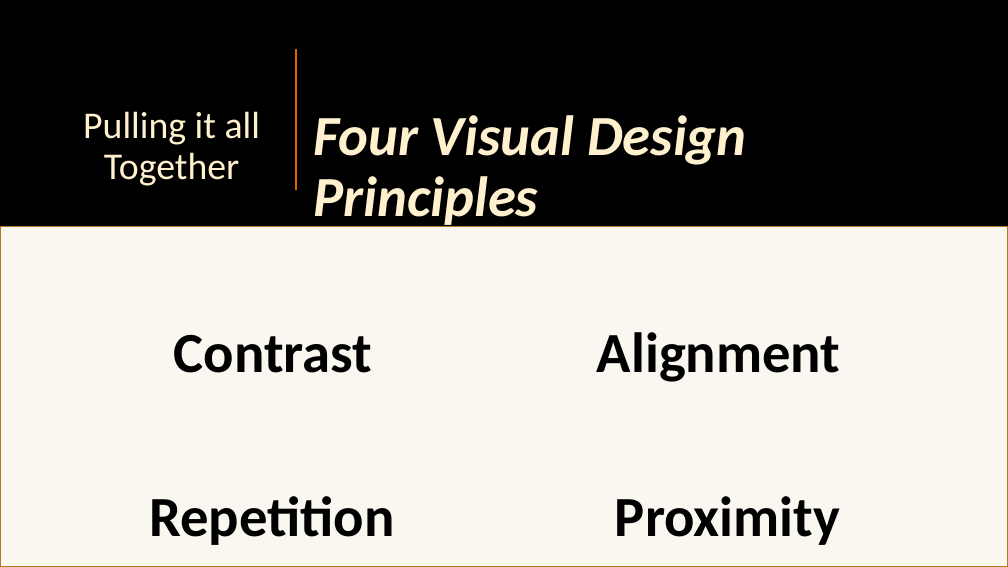
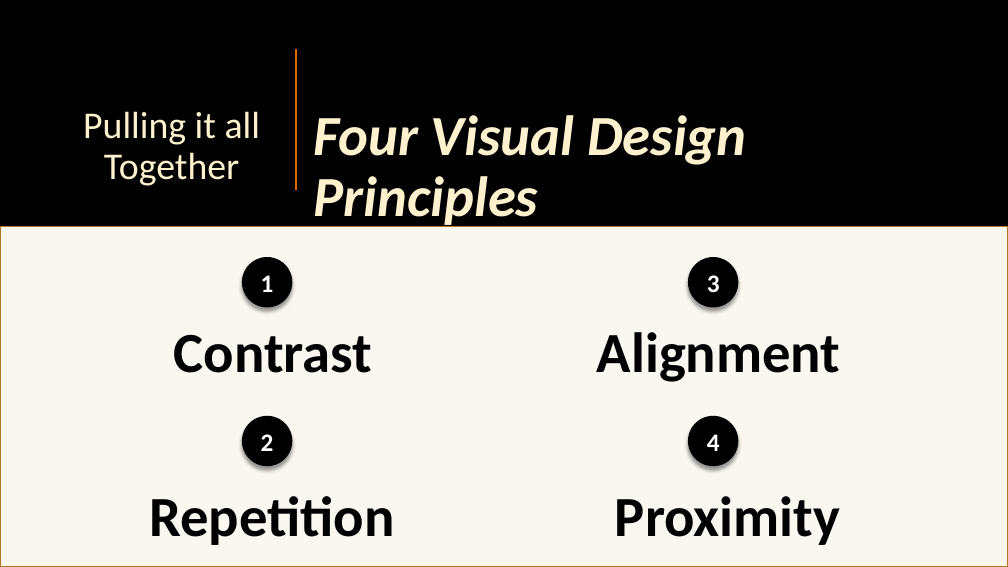
Before and after one commit to melaniecailao23-max/VISUAL, a slide deck: slide 10 of Cailao_Exp22_PPT_Ch02_ML1_Design.pptx. Drawn at 1008x567 pixels with LibreOffice and Linux fonts; fonts in the diff are those of the drawing; background and template pictures are left out. Boxes give left, top, right and bottom in pixels: in the first picture for what was removed or moved away, otherwise in the second. Text is boxed around its words. In the diff, an @@ line names an element or a change of style, - is before the commit and + after.

```diff
--- a/Cailao_Exp22_PPT_Ch02_ML1_Design.pptx
+++ b/Cailao_Exp22_PPT_Ch02_ML1_Design.pptx
@@ ellipse added at [242, 257, 293, 308], fill #000000, 24 pt, text #FFFFFF, bold @@
+1
@@ ellipse added at [688, 257, 739, 308], fill #000000, 24 pt, text #FFFFFF, bold @@
+3
@@ ellipse added at [242, 416, 293, 467], fill #000000, 24 pt, text #FFFFFF, bold @@
+2
@@ ellipse added at [688, 416, 739, 467], fill #000000, 24 pt, text #FFFFFF, bold @@
+4
```
Also in this commit, not shown: 6 other slides changed, 1 other file.
